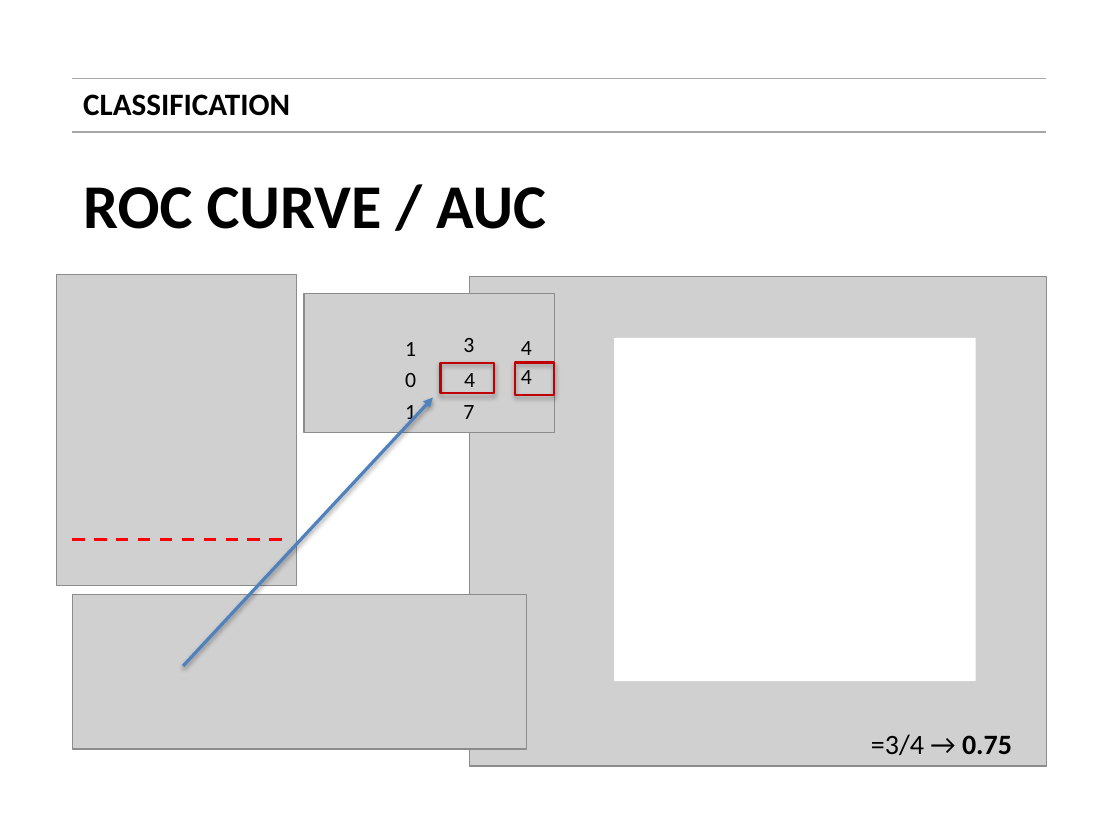
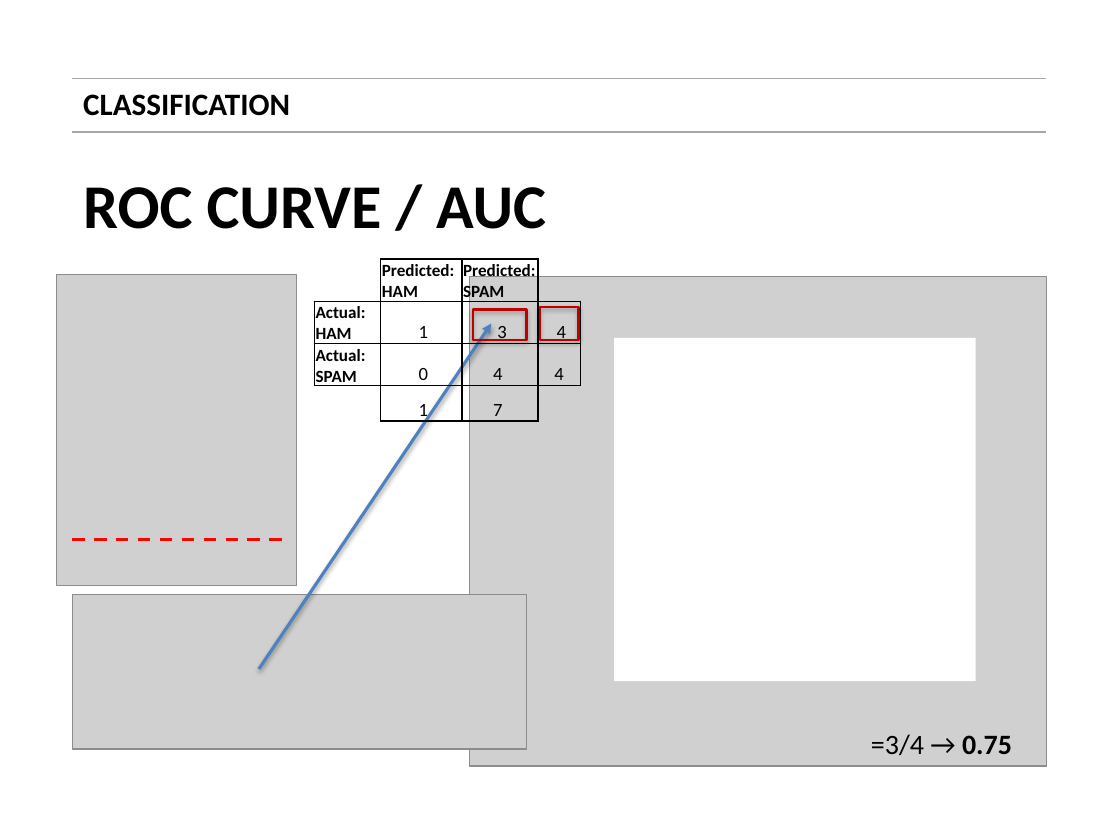
Before and after one commit to vim89/machine-learning-practice, a slide deck: slide 49 of day_3/slides/01_classification.pptx. Drawn at 1120x840 pixels with LibreOffice and Linux fonts; fonts in the diff are those of the drawing; grey boxes stand for pictures. Boxes give left, top, right and bottom in pixels: in the first picture for what was removed or moved away, otherwise in the second. Text is boxed around its words. In the diff, an @@ line names an element or a change of style, - is before the commit and + after.

```diff
--- a/day_3/slides/01_classification.pptx
+++ b/day_3/slides/01_classification.pptx
@@ table added at (x1=315, y1=259, x2=581, y2=425), 4 rows, 4 columns @@
+ | Predicted: HAM | Predicted: SPAM | 
+Actual: HAM | 1 | 3 | 4
+Actual: SPAM | 0 | 4 | 4
+ | 1 | 7 | 
@@ picture removed at (x1=304, y1=293, x2=553, y2=432) @@
@@ arrow moved from (183, 666) - (433, 398) to (259, 669) - (492, 324) @@
@@ rectangle moved from (x1=440, y1=363, x2=494, y2=393) to (x1=473, y1=309, x2=526, y2=339) @@
@@ rectangle moved from (x1=515, y1=363, x2=554, y2=395) to (x1=540, y1=307, x2=579, y2=339) @@
@@ text removed at (x1=405, y1=342, x2=416, y2=356) @@
-1
@@ text removed at (x1=463, y1=338, x2=474, y2=352) @@
-3
@@ text removed at (x1=521, y1=341, x2=532, y2=355) @@
-4
@@ text removed at (x1=405, y1=373, x2=416, y2=387) @@
-0
@@ text removed at (x1=464, y1=373, x2=475, y2=394) @@
-4
@@ text removed at (x1=521, y1=370, x2=532, y2=384) @@
-4
@@ text removed at (x1=405, y1=405, x2=416, y2=426) @@
-1
@@ text removed at (x1=463, y1=405, x2=474, y2=419) @@
-7
```
Also in this commit, not shown: 16 other slides changed.
